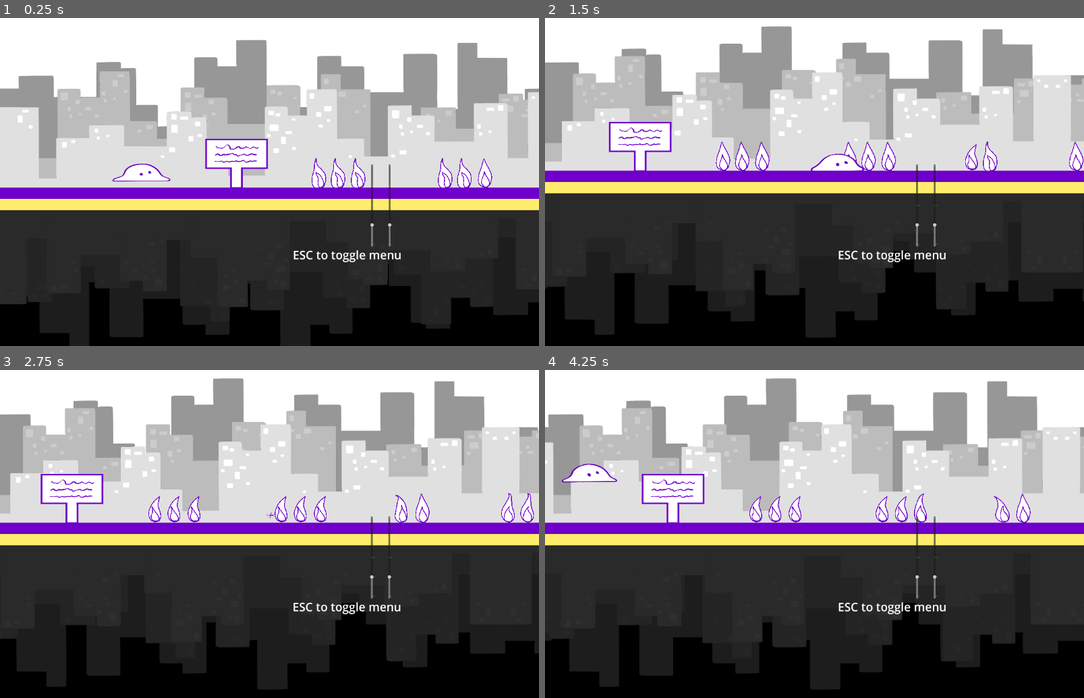
Above: before the commit, frames 1-4 (two rows, left to right).
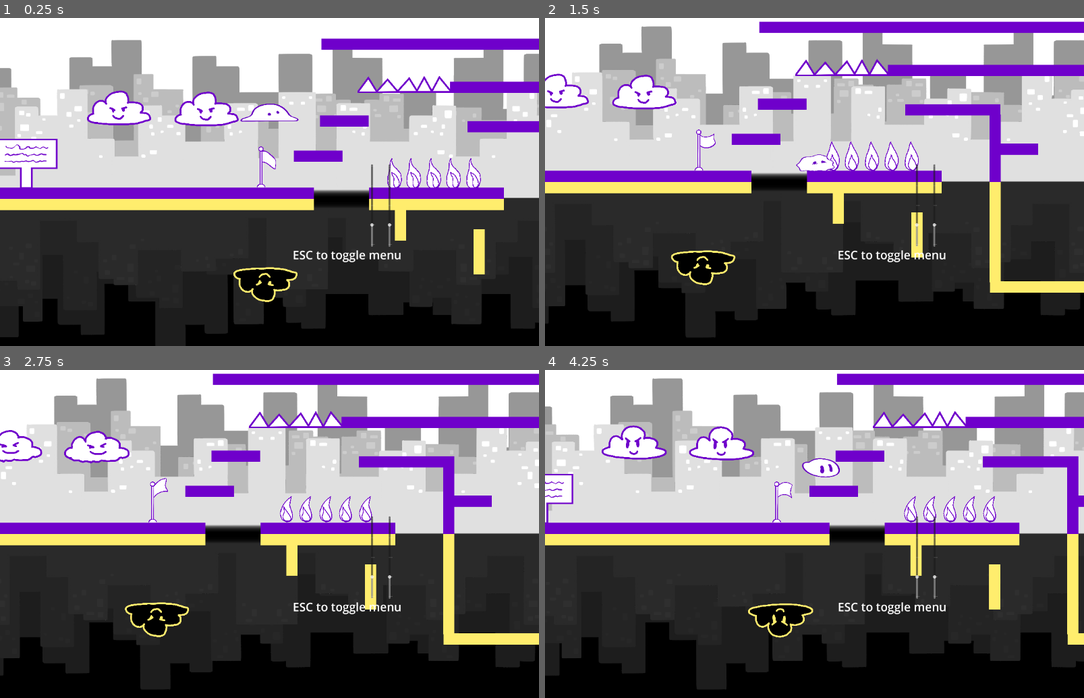
Above: after the commit, the same moments.

Repository: Globs-United/Project
Game: Godot game, scene res://lvl2.tscn
Two runs of this game, one before a commit and one after it. Both use one fixed random seed, a clock stepped at 60 frames per second and the inputs below. This scene is started directly instead of the project's main scene. Sound files missing from this copy of the repository are replaced by a short silence.
Inputs:
- Up to frame 1 (0.25 s): no input
- Up to frame 2 (1.5 s): hold Right (moveRight) from 0.53 s (still down); tap E (interact) at 0.6, 1.35 s; tap Space (jump) at 0.77 s
- Up to frame 3 (2.75 s): tap Space (jump) at 1.52 s; release Right (moveRight) at 2.03 s; hold Left (moveLeft) from 2.03 s (still down); tap E (interact) at 2.1 s
- Up to frame 4 (4.25 s): release Left (moveLeft) at 2.78 s; hold Right (moveRight) from 2.78 s (still down); tap E (interact) at 2.85, 3.6 s; tap Space (jump) at 3.02, 3.77 s

The runs differ from the first frame. In frame 1, 34% of the frame differs, in the area x 0-100%, y 6-100%; in frame 2, 37%, in the area x 0-100%, y 1-98%; in frame 3, 37%; in frame 4, 35%.

Commit message:
Fix sound loop?

Diff:
--- a/lvl2.tscn
+++ b/lvl2.tscn
@@ -18,7 +18,7 @@
 
 [node name="Player" parent="." instance=ExtResource("1_aq45b")]
 z_index = 2
-position = Vector2(243, 216)
+position = Vector2(2422, 88)
 scale = Vector2(0.4, 0.4)
 
 [node name="Pit" parent="." instance=ExtResource("2_jukch")]
@@ -79,7 +79,7 @@
 scale = Vector2(0.2, 0.2)
 
 [node name="Checkpoint11" parent="." instance=ExtResource("8_vcnes")]
-position = Vector2(3787, 78)
+position = Vector2(3787, 89)
 scale = Vector2(0.2, 0.2)
 Yworld = true
 
@@ -108,15 +108,15 @@
 scale = Vector2(0.07, 0.07)
 
 [node name="Fire9" parent="." instance=ExtResource("8_ux455")]
-position = Vector2(1376, 297)
+position = Vector2(1376, 209)
 scale = Vector2(0.07, 0.07)
 
 [node name="Fire10" parent="." instance=ExtResource("8_ux455")]
-position = Vector2(1417, 297)
+position = Vector2(1417, 209)
 scale = Vector2(0.07, 0.07)
 
 [node name="Fire11" parent="." instance=ExtResource("8_ux455")]
-position = Vector2(1460, 297)
+position = Vector2(1460, 209)
 scale = Vector2(0.07, 0.07)
 
 [node name="Wall8" parent="." instance=ExtResource("3_vcnes")]
@@ -188,6 +188,11 @@
 position = Vector2(2947, 196)
 scale = Vector2(2.12, 0.25)
 
+[node name="Wall32" parent="." instance=ExtResource("3_vcnes")]
+z_index = 1
+position = Vector2(1459, 252)
+scale = Vector2(2.12, 0.25)
+
 [node name="Wall20" parent="." instance=ExtResource("3_vcnes")]
 z_index = 1
 position = Vector2(3423, 445)
@@ -208,6 +213,16 @@
 position = Vector2(2582, 184)
 scale = Vector2(1.08, 0.25)
 
+[node name="Wall34" parent="." instance=ExtResource("3_vcnes")]
+z_index = 1
+position = Vector2(1292, 192)
+scale = Vector2(1.08, 0.25)
+
+[node name="Wall35" parent="." instance=ExtResource("3_vcnes")]
+z_index = 1
+position = Vector2(1068, 247)
+scale = Vector2(1.08, 0.25)
+
 [node name="Wall16" parent="." instance=ExtResource("3_vcnes")]
 z_index = 1
 position = Vector2(3293, 186)
@@ -225,7 +240,7 @@
 
 [node name="Wall10" parent="." instance=ExtResource("3_vcnes")]
 z_index = 1
-position = Vector2(3190, 9)
+position = Vector2(3190, 20)
 scale = Vector2(13.688, 0.25)
 
 [node name="Wall27" parent="." instance=ExtResource("3_vcnes")]
@@ -239,11 +254,11 @@
 scale = Vector2(23.928, 0.25)
 
 [node name="Fire12" parent="." instance=ExtResource("8_ux455")]
-position = Vector2(1502, 297)
+position = Vector2(1502, 209)
 scale = Vector2(0.07, 0.07)
 
 [node name="Fire13" parent="." instance=ExtResource("8_ux455")]
-position = Vector2(1545, 297)
+position = Vector2(1545, 209)
 scale = Vector2(0.07, 0.07)
 
 [node name="Fire14" parent="." instance=ExtResource("8_ux455")]
@@ -267,17 +282,17 @@
 scale = Vector2(0.07, 0.07)
 
 [node name="Fire19" parent="." instance=ExtResource("8_ux455")]
-position = Vector2(3546, 53)
+position = Vector2(3546, 64)
 rotation = 3.14159
 scale = Vector2(0.07, 0.07)
 
 [node name="Fire20" parent="." instance=ExtResource("8_ux455")]
-position = Vector2(3588, 53)
+position = Vector2(3588, 64)
 rotation = 3.14159
 scale = Vector2(0.07, 0.07)
 
 [node name="Fire21" parent="." instance=ExtResource("8_ux455")]
-position = Vector2(3631, 53)
+position = Vector2(3631, 64)
 rotation = 3.14159
 scale = Vector2(0.07, 0.07)
 
@@ -431,12 +446,24 @@
 position = Vector2(3487, 741)
 scale = Vector2(0.25, 3.72)
 
+[node name="Wall30" parent="." instance=ExtResource("3_vcnes")]
+position = Vector2(1068, 422)
+scale = Vector2(0.25, 3.72)
+
+[node name="Wall31" parent="." instance=ExtResource("3_vcnes")]
+position = Vector2(1292, 382)
+scale = Vector2(0.25, 3.72)
+
+[node name="Wall33" parent="." instance=ExtResource("3_vcnes")]
+position = Vector2(1461, 430)
+scale = Vector2(0.25, 3.72)
+
 [node name="Wall23" parent="." instance=ExtResource("3_vcnes")]
 position = Vector2(3744, 631)
 scale = Vector2(0.25, 3.72)
 
 [node name="Wall24" parent="." instance=ExtResource("3_vcnes")]
-position = Vector2(4056, 176)
+position = Vector2(4056, 187)
 scale = Vector2(0.25, 3.72)
 
 [node name="Wall3" parent="." instance=ExtResource("3_vcnes")]
@@ -468,7 +495,7 @@
 scale = Vector2(5.58001, 0.25)
 
 [node name="Wall12" parent="." instance=ExtResource("3_vcnes")]
-position = Vector2(3945, 9)
+position = Vector2(3945, 20)
 scale = Vector2(2.05999, 0.25)
 moveDownY = 436
 
--- a/object_scenes/sound_player.tscn
+++ b/object_scenes/sound_player.tscn
@@ -8,13 +8,14 @@
 [node name="SoundPlayer" type="AudioStreamPlayer"]
 stream = ExtResource("1_nla24")
 volume_db = -10.0
-parameters/looping = true
 script = ExtResource("2_nxpu7")
 
 [node name="Traffic" type="AudioStreamPlayer" parent="."]
 stream = ExtResource("3_scumx")
-parameters/looping = true
 
 [node name="Dark" type="AudioStreamPlayer" parent="."]
 stream = ExtResource("4_idey8")
-parameters/looping = true
+
+[connection signal="finished" from="." to="." method="_on_finished"]
+[connection signal="finished" from="Traffic" to="." method="_on_traffic_finished"]
+[connection signal="finished" from="Dark" to="." method="_on_dark_finished"]
--- a/scripts/sound_player.gd
+++ b/scripts/sound_player.gd
@@ -7,21 +7,61 @@
 var music_position = 0.0
 var prev_Yworld = false
 
+var transition = 0.0;
+var transitioning = "none";
+
+const QUIET = 15;
+
 func _ready() -> void:
 	$Traffic.play()
-	$Dark.stop()
-	play()
+	if !get_node("../Player").Yworld:
+		$Dark.stop()
+		play()
+	else:
+		stop()
+		$Dark.play()
 
-func _process(_delta: float) -> void:
+func _process(delta: float) -> void:
 	volume_db = music_volume
 	$Dark.volume_db = music_volume
 	$Traffic.volume_db = noise_volume
-	music_position = get_playback_position()
+	music_position = 0
 	if get_node("../Player").Yworld != prev_Yworld:
 		prev_Yworld = get_node("../Player").Yworld
 		if prev_Yworld:
+			music_position = get_playback_position()
 			$Dark.play(music_position)
-			stop()
+			transitioning = "dark";
+			transition = 0.0;
+			#stop()
 		else:
-			$Dark.stop()
+			music_position = $Dark.get_playback_position()
+			#$Dark.stop()
 			play(music_position)
+			transitioning = "light";
+			transition = 0.0;
+
+	if(transitioning != "none"):
+		transition += delta * 1.5;
+
+		if transitioning == "light":
+			volume_db = min(transition, 1) * (QUIET + music_volume) - QUIET;
+			$Dark.volume_db = (1 - min(transition, 1)) * (QUIET + music_volume) - QUIET;
+			if transition >= 1.0:
+				transitioning = "none";
+				$Dark.stop()
+		else:
+			volume_db = (1 - min(transition, 1)) * (QUIET + music_volume) - QUIET;
+			$Dark.volume_db = min(transition, 1) * (QUIET + music_volume) - QUIET;
+			if transition >= 1.0:
+				transitioning = "none";
+				stop()
+
+func _on_traffic_finished():
+	$Traffic.play(0);
+
+func _on_dark_finished():
+	$Dark.play(0);
+
+func _on_finished():
+	play(0);
Not shown: 1 places in object_scenes/sound_player.tscn that only renumber resources
